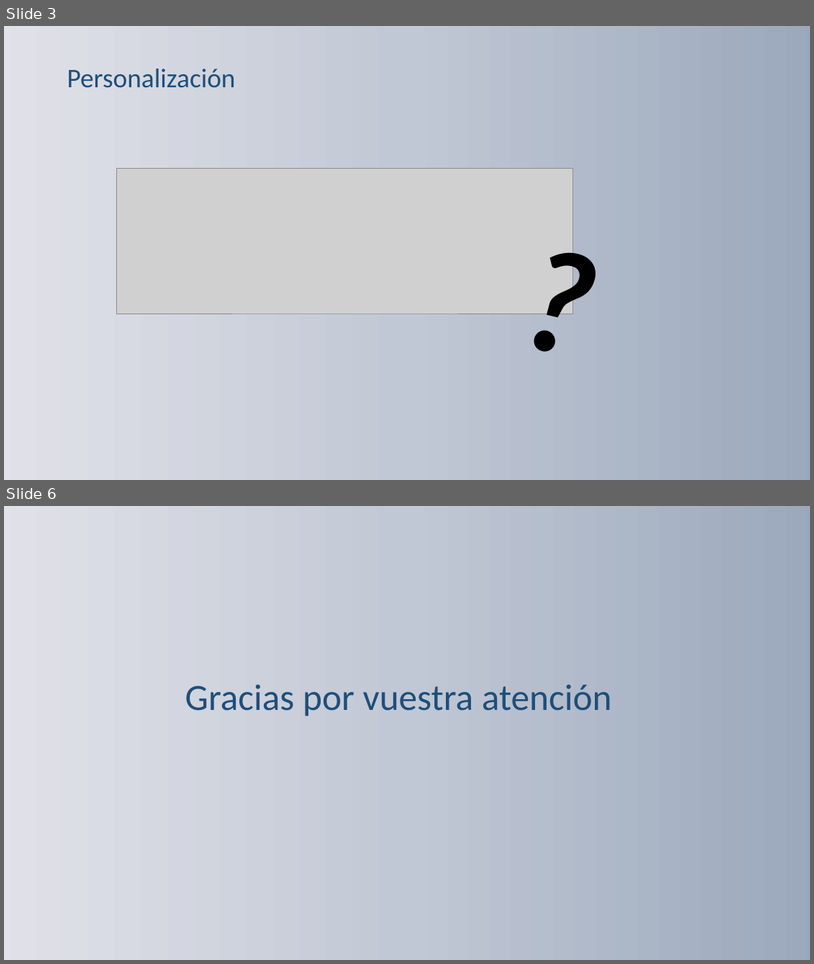
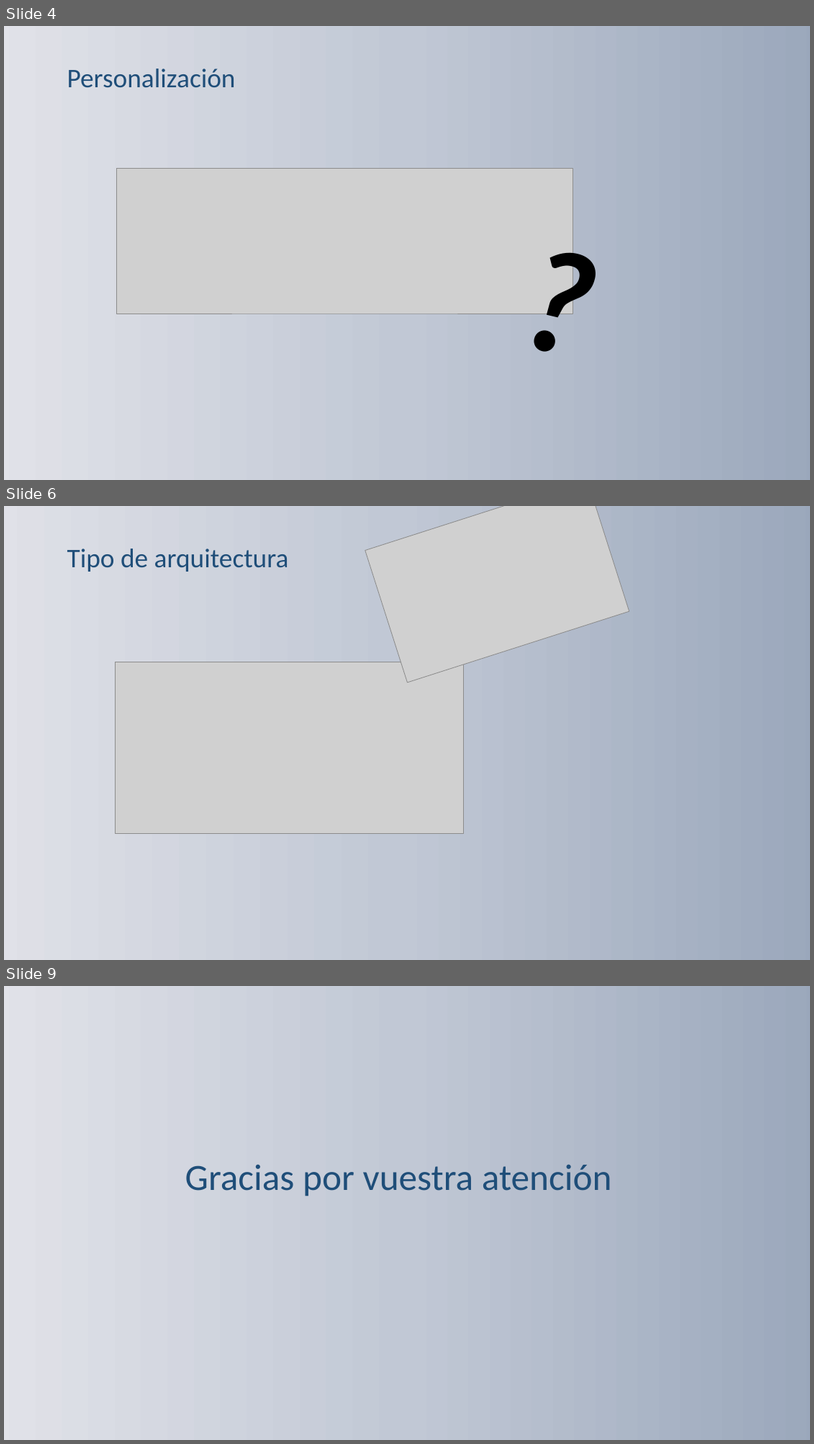
Before and after one commit to Caanosa/DanielSalgadoAN, a slide deck: Sistemas de gestión empresarial/PresentaciónERP.pptx. Shown one above the other, each under a label of ours: slides 3 and 6 before the commit, slides 4, 6 and 9 after it; the slides between them are not shown. The pictures are 814x964 and 814x1444 pixels, drawn with LibreOffice and Linux fonts; fonts in the diff are those of the drawing; grey boxes stand for pictures; background and template pictures are left out. Boxes give left, top, right and bottom in pixels: in the first picture for what was removed or moved away, otherwise in the second. Text is boxed around its words. In the diff, an @@ line names an element or a change of style, - is before the commit and + after.

```diff
--- a/Sistemas de gestión empresarial/PresentaciónERP.pptx
+++ b/Sistemas de gestión empresarial/PresentaciónERP.pptx
@@ slide 6 added at <box>4,506,810,960</box>, background #FFFFFF @@
@@ rectangle added at <box>4,506,810,960</box>, fill gradient #9AA6BC to #C3C9D5 to #E2E4EA, outline #BDD7EE 1 pt @@
@@ picture added at <box>365,506,630,682</box> @@
@@ text added at <box>67,548,289,572</box>, 32 pt, text #1F4E79 @@
+Tipo de arquitectura
@@ picture added at <box>116,662,464,834</box> @@
@@ what was slide 3 is now slide 4 @@
@@ what was slide 6 is now slide 9 @@
```
Also in this commit, not shown: 2 slides changed, 2 other slides added, 5 other files.
